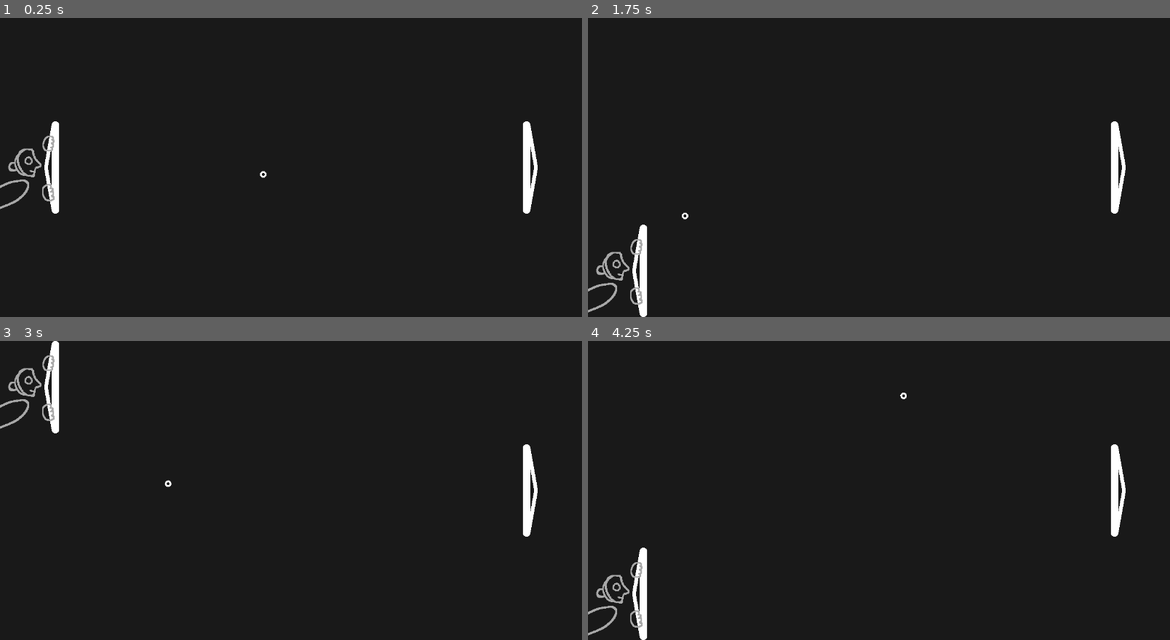
Above: before the commit, frames 1-4 (two rows, left to right).
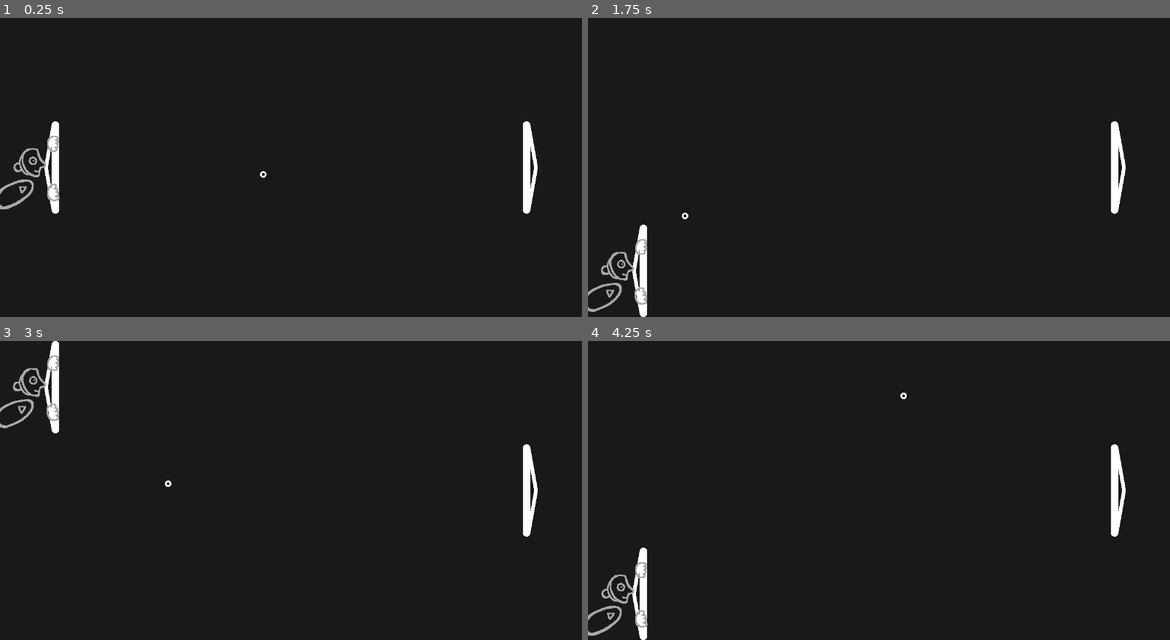
Above: after the commit, the same moments.

Repository: pixerhp/Pixers-Pong
Game: Godot game, scene res://scenes/topscenes/gameplay_topscene.tscn
The game is run twice, just before and just after one commit, with the same random seed, the same clock (stepped at 60 frames per second) and the same inputs.
Inputs:
- Up to frame 1 (0.25 s): no input
- Up to frame 2 (1.75 s): hold W (plr1_up) 0.53-1.28 s; hold S (plr1_down) from 1.28 s (still down)
- Up to frame 3 (3 s): release S (plr1_down) at 2.03 s; hold W (plr1_up) from 2.03 s (still down)
- Up to frame 4 (4.25 s): release W (plr1_up) at 3.53 s; hold S (plr1_down) from 3.53 s (still down)

The runs differ from the first frame. In frame 1, 0.7% of the frame differs, in the area x 0-11%, y 39-64%; in frame 2, 0.7%; in frame 3, 0.7%; in frame 4, 0.7%, in the area x 0-11%, y 73-99%.

Commit message:
PaddleChar prefab setup + Partial associated art

Diff:
--- a/scenes/topscenes/gameplay_topscene.tscn
+++ b/scenes/topscenes/gameplay_topscene.tscn
@@ -2,7 +2,7 @@
 
 [ext_resource type="Script" uid="uid://uo8drfr51v6o" path="res://scripts/gameplay_script.gd" id="1_n6iga"]
 [ext_resource type="ArrayMesh" uid="uid://dhcyjins7o86k" path="res://assets/models/ball_torus.obj" id="2_rncwu"]
-[ext_resource type="Texture2D" uid="uid://bie0m53vfstm2" path="res://assets/art/paddle_player_test.png" id="2_u55sw"]
+[ext_resource type="PackedScene" uid="uid://c782dk0hf6ul1" path="res://scenes/topscenes/paddle_char.tscn" id="2_u55sw"]
 
 [sub_resource type="CapsuleMesh" id="CapsuleMesh_llhxm"]
 radius = 8.0
@@ -69,9 +69,8 @@
 scale = Vector2(0.9999996, 0.9999996)
 shape = SubResource("RectangleShape2D_n6iga")
 
-[node name="LeftPaddleChar" type="Sprite2D" parent="LeftPaddle" unique_id=2028482819]
+[node name="PaddleChar" parent="LeftPaddle" unique_id=1333835360 instance=ExtResource("2_u55sw")]
 position = Vector2(-60, 0)
-texture = ExtResource("2_u55sw")
 
 [node name="RightPaddle" type="Node2D" parent="." unique_id=1901165476]
 unique_name_in_owner = true
--- /dev/null
+++ b/scenes/topscenes/paddle_char.tscn
@@ -0,0 +1,183 @@
+[gd_scene format=3 uid="uid://c782dk0hf6ul1"]
+
+[ext_resource type="Texture2D" uid="uid://co2oa2en7orgd" path="res://assets/art/paddle_char.png" id="1_isavg"]
+
+[sub_resource type="AtlasTexture" id="AtlasTexture_5ewsv"]
+atlas = ExtResource("1_isavg")
+region = Rect2(560, 200, 140, 200)
+
+[sub_resource type="AtlasTexture" id="AtlasTexture_cmp63"]
+atlas = ExtResource("1_isavg")
+region = Rect2(0, 200, 140, 200)
+
+[sub_resource type="AtlasTexture" id="AtlasTexture_twfkj"]
+atlas = ExtResource("1_isavg")
+region = Rect2(140, 200, 140, 200)
+
+[sub_resource type="AtlasTexture" id="AtlasTexture_2x6ri"]
+atlas = ExtResource("1_isavg")
+region = Rect2(840, 200, 140, 200)
+
+[sub_resource type="AtlasTexture" id="AtlasTexture_yvy6h"]
+atlas = ExtResource("1_isavg")
+region = Rect2(980, 200, 140, 200)
+
+[sub_resource type="AtlasTexture" id="AtlasTexture_jsee6"]
+atlas = ExtResource("1_isavg")
+region = Rect2(420, 200, 140, 200)
+
+[sub_resource type="AtlasTexture" id="AtlasTexture_lt08x"]
+atlas = ExtResource("1_isavg")
+region = Rect2(280, 200, 140, 200)
+
+[sub_resource type="AtlasTexture" id="AtlasTexture_1r6rk"]
+atlas = ExtResource("1_isavg")
+region = Rect2(700, 200, 140, 200)
+
+[sub_resource type="AtlasTexture" id="AtlasTexture_cbdv4"]
+atlas = ExtResource("1_isavg")
+region = Rect2(560, 0, 140, 200)
+
+[sub_resource type="AtlasTexture" id="AtlasTexture_pyq0w"]
+atlas = ExtResource("1_isavg")
+region = Rect2(0, 0, 140, 200)
+
+[sub_resource type="AtlasTexture" id="AtlasTexture_ks65t"]
+atlas = ExtResource("1_isavg")
+region = Rect2(140, 0, 140, 200)
+
+[sub_resource type="AtlasTexture" id="AtlasTexture_i613a"]
+atlas = ExtResource("1_isavg")
+region = Rect2(840, 0, 140, 200)
+
+[sub_resource type="AtlasTexture" id="AtlasTexture_r2nhd"]
+atlas = ExtResource("1_isavg")
+region = Rect2(980, 0, 140, 200)
+
+[sub_resource type="AtlasTexture" id="AtlasTexture_isavg"]
+atlas = ExtResource("1_isavg")
+region = Rect2(420, 0, 140, 200)
+
+[sub_resource type="AtlasTexture" id="AtlasTexture_oak74"]
+atlas = ExtResource("1_isavg")
+region = Rect2(280, 0, 140, 200)
+
+[sub_resource type="AtlasTexture" id="AtlasTexture_mo7va"]
+atlas = ExtResource("1_isavg")
+region = Rect2(700, 0, 140, 200)
+
+[sub_resource type="SpriteFrames" id="SpriteFrames_hx5ms"]
+animations = [{
+"frames": [{
+"duration": 1.0,
+"texture": SubResource("AtlasTexture_5ewsv")
+}],
+"loop": true,
+"name": &"bot_close_call",
+"speed": 5.0
+}, {
+"frames": [{
+"duration": 1.0,
+"texture": SubResource("AtlasTexture_cmp63")
+}, {
+"duration": 1.0,
+"texture": SubResource("AtlasTexture_twfkj")
+}],
+"loop": true,
+"name": &"bot_idle",
+"speed": 5.0
+}, {
+"frames": [{
+"duration": 1.0,
+"texture": SubResource("AtlasTexture_2x6ri")
+}, {
+"duration": 1.0,
+"texture": SubResource("AtlasTexture_yvy6h")
+}],
+"loop": true,
+"name": &"bot_lose",
+"speed": 5.0
+}, {
+"frames": [{
+"duration": 1.0,
+"texture": SubResource("AtlasTexture_jsee6")
+}],
+"loop": true,
+"name": &"bot_move_down",
+"speed": 5.0
+}, {
+"frames": [{
+"duration": 1.0,
+"texture": SubResource("AtlasTexture_lt08x")
+}],
+"loop": true,
+"name": &"bot_move_up",
+"speed": 5.0
+}, {
+"frames": [{
+"duration": 1.0,
+"texture": SubResource("AtlasTexture_1r6rk")
+}],
+"loop": true,
+"name": &"bot_win",
+"speed": 5.0
+}, {
+"frames": [{
+"duration": 1.0,
+"texture": SubResource("AtlasTexture_cbdv4")
+}],
+"loop": true,
+"name": &"plr_close_call",
+"speed": 5.0
+}, {
+"frames": [{
+"duration": 1.0,
+"texture": SubResource("AtlasTexture_pyq0w")
+}, {
+"duration": 1.0,
+"texture": SubResource("AtlasTexture_ks65t")
+}],
+"loop": true,
+"name": &"plr_idle",
+"speed": 5.0
+}, {
+"frames": [{
+"duration": 1.0,
+"texture": SubResource("AtlasTexture_i613a")
+}, {
+"duration": 1.0,
+"texture": SubResource("AtlasTexture_r2nhd")
+}],
+"loop": true,
+"name": &"plr_lose",
+"speed": 5.0
+}, {
+"frames": [{
+"duration": 1.0,
+"texture": SubResource("AtlasTexture_isavg")
+}],
+"loop": true,
+"name": &"plr_move_down",
+"speed": 5.0
+}, {
+"frames": [{
+"duration": 1.0,
+"texture": SubResource("AtlasTexture_oak74")
+}],
+"loop": true,
+"name": &"plr_move_up",
+"speed": 5.0
+}, {
+"frames": [{
+"duration": 1.0,
+"texture": SubResource("AtlasTexture_mo7va")
+}],
+"loop": true,
+"name": &"plr_win",
+"speed": 5.0
+}]
+
+[node name="PaddleChar" type="AnimatedSprite2D" unique_id=1333835360]
+sprite_frames = SubResource("SpriteFrames_hx5ms")
+animation = &"plr_idle"
+autoplay = "plr_idle"
Binary file added: assets/art/paddle_char.png
Not shown, changed: assets/art/paddle_char.png.import
Binary file removed: assets/art/paddle_player_test.png
Binary file removed: assets/art/test_size.png
Not shown, removed: assets/art/test_size.png.import
